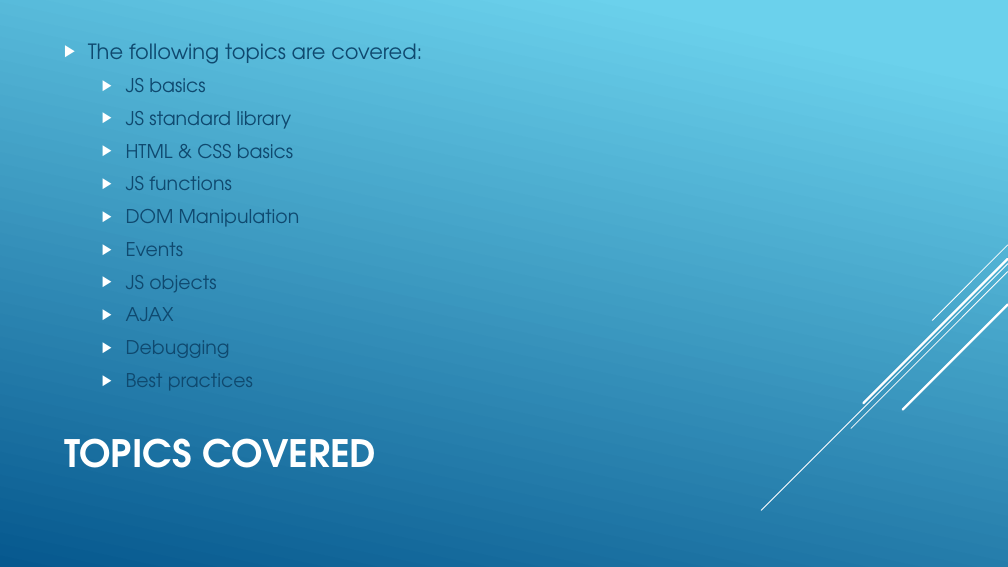
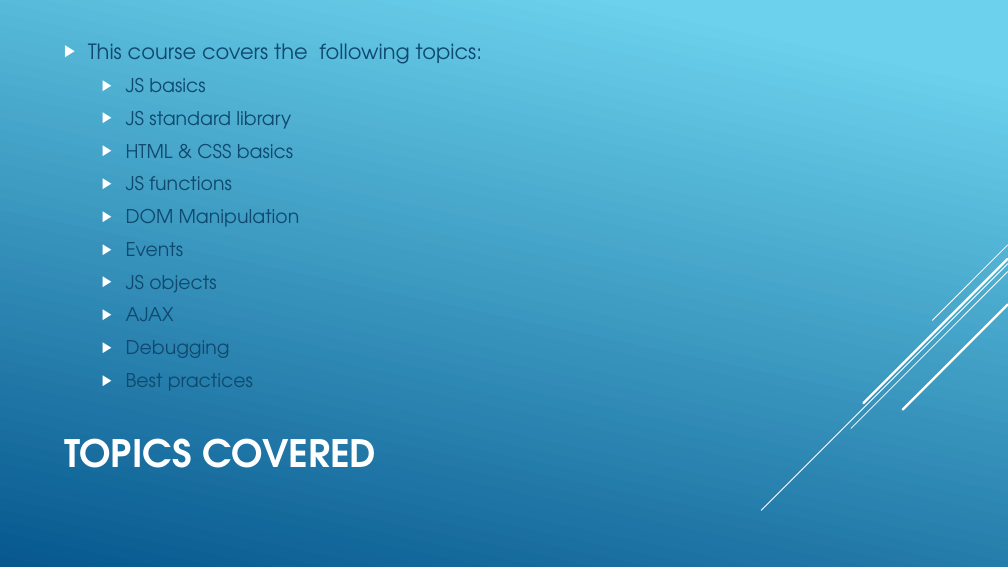
Before and after one commit to Zuehlke/security-onboarding, a slide deck: slide 5 of javascript_basics/Introduction.pptx. Drawn at 1008x567 pixels with LibreOffice and Linux fonts; fonts in the diff are those of the drawing. Boxes give left, top, right and bottom in pixels: in the first picture for what was removed or moved away, otherwise in the second. Text is boxed around its words. In the diff, an @@ line names an element or a change of style, - is before the commit and + after.

```diff
--- a/javascript_basics/Introduction.pptx
+++ b/javascript_basics/Introduction.pptx
@@ text at (88, 43, 482, 64): text changed @@
-▶ The following topics are covered:
+▶ This course covers the following topics:
```
Also in this commit, not shown: 11 other slides changed, 6 other files.
